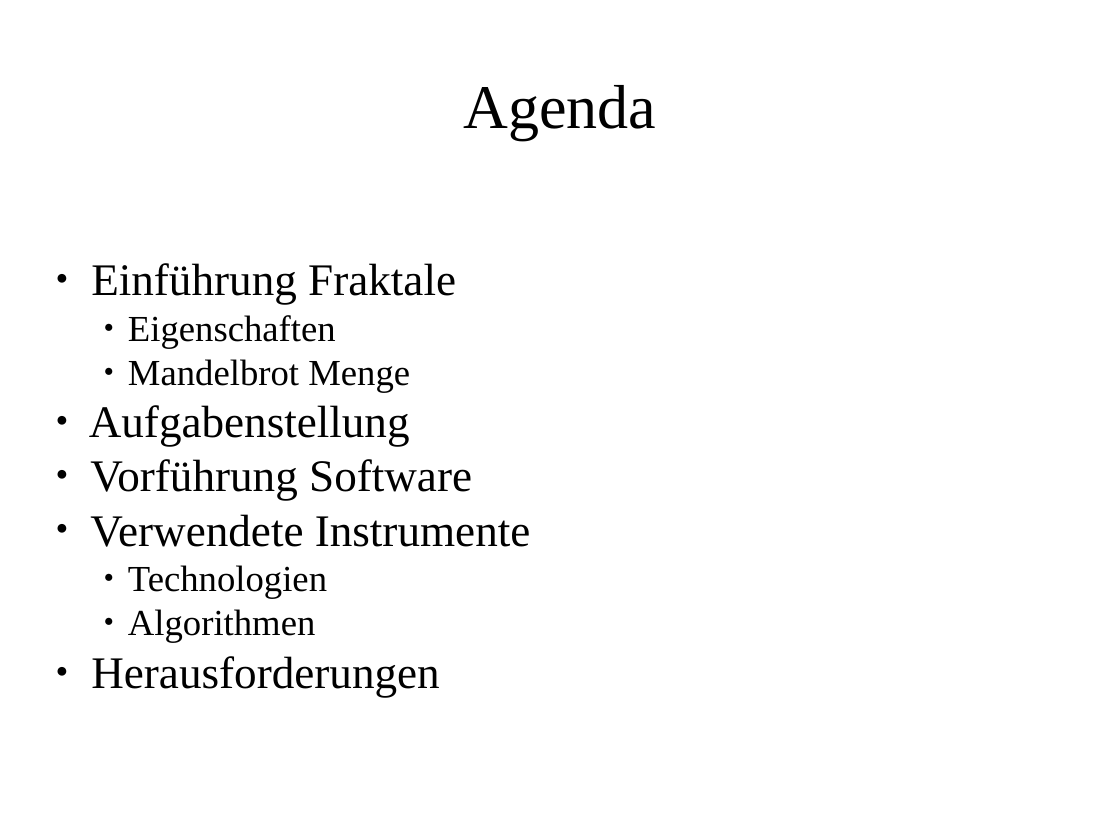
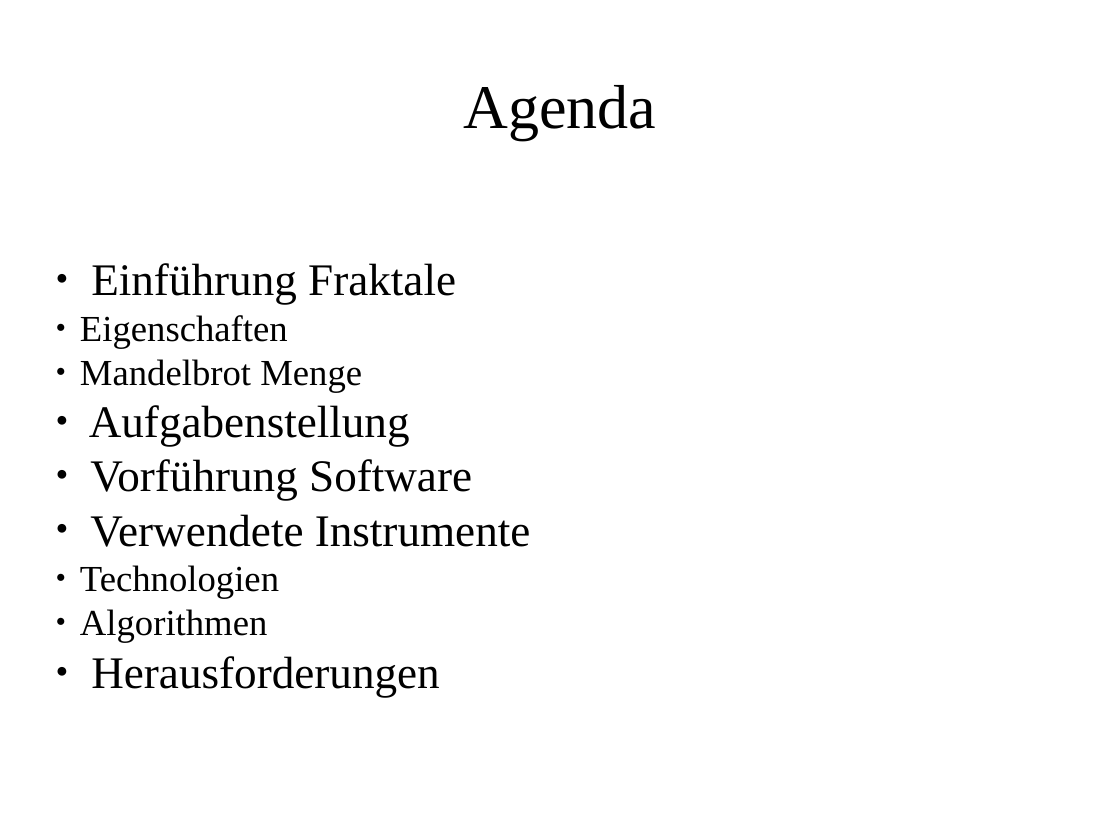
Before and after one commit to dr-itz/fractals, a slide deck: slide 2 of doc/presentation/fractals-pres.odp. Drawn at 1120x840 pixels with LibreOffice and Linux fonts; fonts in the diff are those of the drawing. Boxes give left, top, right and bottom in pixels: in the first picture for what was removed or moved away, otherwise in the second. Text is boxed around its words. In the diff, an @@ line names an element or a change of style, - is before the commit and + after.

```diff
--- a/doc/presentation/fractals-pres.odp
+++ b/doc/presentation/fractals-pres.odp
@@ subtitle at (80,315,362,643): list level 3 to 1 in "Eigenschaften"; list level 3 to 1 in "Mandelbrot Menge"; list level 3 to 1 in "Technologien"; list level 3 to 1 in "Algorithmen" @@
```
Also in this commit, not shown: 2 other slides changed.
